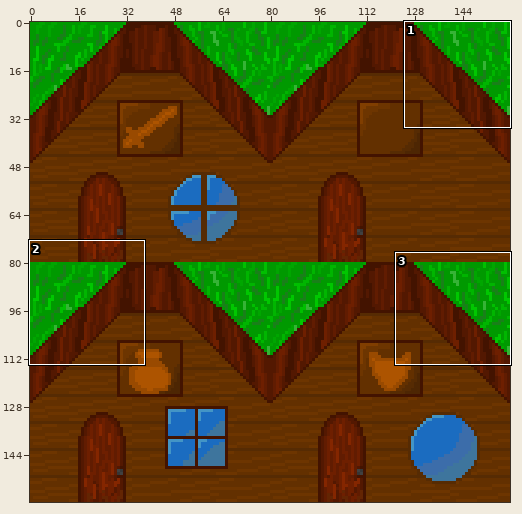
One commit to this sprite sheet: Projects/TestProject/Textures/5X5ShopTemplate.png. The picture above shows the old version from afar; the outline marks the close-up.
Close-up. Before the commit:
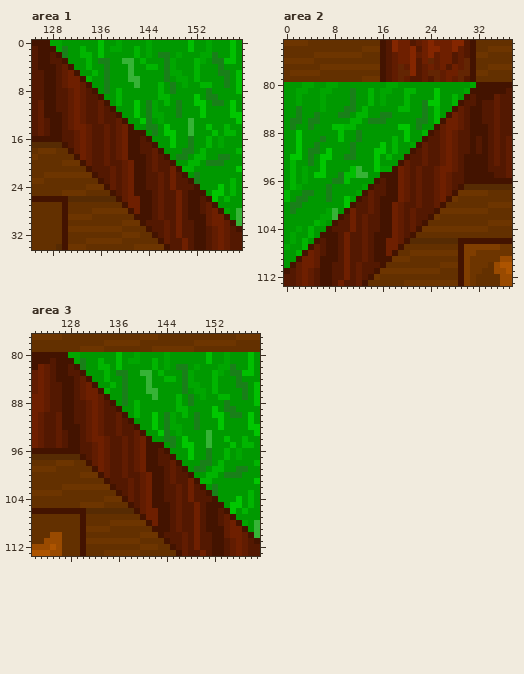
The file is 160x160 pixels. Colours within 5 levels of each other are drawn and written as one. Shown: area 1: x 125..159, y 0..34; area 2: x 0..37, y 73..113; area 3: x 122..159, y 77..113. The commit also changed other parts of the picture, which this record leaves out.
New version:
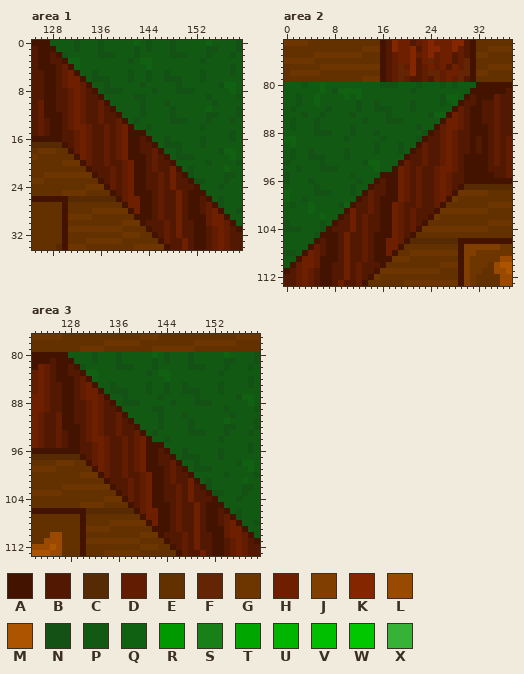
Palette (. is transparent): A #431300  B #531801  C #562b03  D #611c01  E #633000  F #632503  G #6d3500  H #6e1f00  J #803e00  K #842600  L #994a00  M #ad5400  N #135214  P #125913  Q #116113  R #009900  S #198019  T #00a600  U #00b500  V #00bf00  W #00c700  X #36b336
Edits made:
Changed rows in their new state; - is an unchanged pixel.
Area 1:
first column x 128:
 0 PPPPNPPPNPPPPPQPNPPPNPPPPPQPPPPN
 1 -PPPNPPPNPPPPPNPNPPPNPPPPPNNPPPN
 2 --NPPPPPNNNPPPNPPPPPNNNPPPNPPPNP
 3 ---QQPPPPPPPPNPQQPPPPPPPPNPPPPPP
 4 ----QPPPPPPPPPPPQPPPPPPPPPPPPPNP
 5 -----PPNPPPPPNPPNPPNPPPPPNPPPPNP
 6 ------PNNNPPPNPPNPPNNNPPPNPPPPPP
 7 -------PPNPPPPPNPPPPPNPPPPPPNQQP
 8 --------PNNNPPPPPNPPPNNNPPPPPPQP
 9 ---------PPPPPNNPPPPPPPPPPNPPPPN
10 ----------PPPPPNPPPNPPPPPPPNPPPP
11 -----------PPPPNPPPPNPPPPPQPPPPN
12 ------------PPPNPPPPNPPPPPNNPPPN
13 -------------PNPPPPPNNNPPPNPPPNP
14 --------------PPNPPPPPPPPNPPPPPP
15 ----------------PPPPPPPPPPPPPPNP
16 -----------------PPNPPPPPNPPPPNP
17 ------------------PNNNPPPNPPPPPP
18 -------------------PPNPPPPPPNQQP
19 --------------------PNNNPPPPPPQP
20 ---------------------PPPPPNPPPPN
21 ----------------------PNPPPPPQPP
22 -----------------------NPPPPPNNP
23 ------------------------NNPPPNPP
24 -------------------------PPPNPPP
25 --------------------------PPPPPP
26 ---------------------------PNPPP
27 ----------------------------NPPP
28 -----------------------------PPN
29 ------------------------------PP
30 -------------------------------P
Area 2:
first column x 0:
 80 PPPNPPQPPPPPPPPPNNNPPPNPPPNPNPPP
 81 PPPPPPQPNQQQQPPPPPPPPNPPPPPPPPP-
 82 PPNPPQPPPPQPQPPPPPPPPPPPPPNQQP--
 83 PPNPPQPPPPPPNPPNPPPPPNPPPPNPQ---
 84 PNPPPPPNPPPPNPPNNNPPPNPPPPPP----
 85 PPPNPPNPPPPNPPPPPNPPPPPPNQQ-----
 86 PNPPPNPPPPPPPNPPPNNNPPPPPP------
 87 PNPPPNPPPPPNPPPPPPPPPPNPP-------
 88 PPPPPNNNPPPNPPPNPPPPPPPN--------
 89 QQPPPPPPPPNPPPPPNPPPPPN---------
 90 PQPPPPPPPPPPPPPNPPPNPP----------
 91 PNPPNPPPPPNPPPPNPPPNP-----------
 92 PNPPNNNPPPNPPPPPPPPP------------
 93 NPPPPPNPPPPPPNQQPPP-------------
 94 PPNPPPNNNPPPPPPQPP--------------
 95 NPPPPPPPPPPNPPPP----------------
 96 NPPPNPPPPPPPNPP-----------------
 97 PPPPPNPPPPPNPP------------------
 98 QPPPPNNNPPPNP-------------------
 99 QPPNPPPPPPPP--------------------
100 PNPPQPPPPNQ---------------------
101 PPPPQPPPPP----------------------
102 PPPPPPQPP-----------------------
103 NPPPPPNP------------------------
104 NNNPPPN-------------------------
105 PPPPPN--------------------------
106 PPPPP---------------------------
107 PPPP----------------------------
108 NNP-----------------------------
109 PP------------------------------
110 P-------------------------------
Area 3:
first column x 128:
 80 PPPPNPPPNPPPPPQPNPPPNPPPPPQPPPPN
 81 -PPPNPPPNPPPPPNPNPPPNPPPPPNNPPPN
 82 --NPPPPPNNNPPPNPPPPPNNNPPPNPPPNP
 83 ---QQPPPPPPPPNPQQPPPPPPPPNPPPPPP
 84 ----QPPPPPPPPPPPQPPPPPPPPPPPPPNP
 85 -----PPNPPPPPNPPNPPNPPPPPNPPPPNP
 86 ------PNNNPPPNPPNPPNNNPPPNPPPPPP
 87 -------PPNPPPPPNPPPPPNPPPPPPNQQP
 88 --------PNNNPPPPPNPPPNNNPPPPPPQP
 89 ---------PPPPPNNPPPPPPPPPPNPPPPN
 90 ----------PPPPPNPPPNPPPPPPPNPPPP
 91 -----------PPPPNPPPPNPPPPPQPPPPN
 92 ------------PPPNPPPPNPPPPPNNPPPN
 93 -------------PNPPPPPNNNPPPNPPPNP
 94 --------------PPNPPPPPPPPNPPPPPP
 95 ----------------PPPPPPPPPPPPPPNP
 96 -----------------PPNPPPPPNPPPPNP
 97 ------------------PNNNPPPNPPPPPP
 98 -------------------PPNPPPPPPNQQP
 99 --------------------PNNNPPPPPPQP
100 ---------------------PPPPPNPPPPN
101 ----------------------PNPPPPPQPP
102 -----------------------NPPPPPNNP
103 ------------------------NNPPPNPP
104 -------------------------PPPNPPP
105 --------------------------PPPPPP
106 ---------------------------PNPPP
107 ----------------------------NPPP
108 -----------------------------PPN
109 ------------------------------PP
110 -------------------------------P
Pixel boxes of the changes (left, top, right, bottom) in both close-ups:
changed: (50, 40, 242, 226)
changed: (284, 82, 476, 268)
changed: (68, 352, 260, 538)
